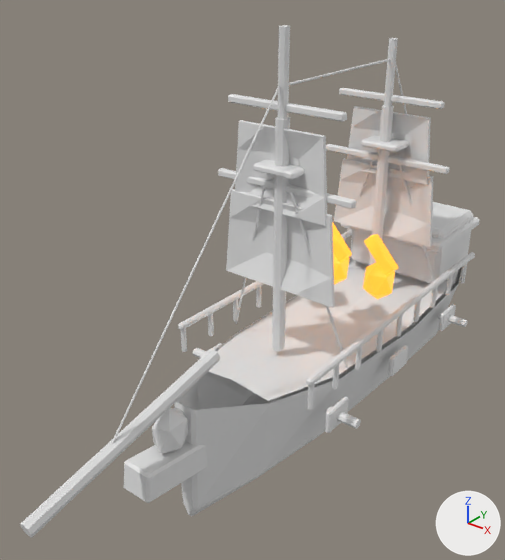
The Blender file ArtSource/Models/Blender/EnemyShipsV04/enemy_fire_raider_v04.blend, before and after one commit.
Before and after are seen from a 50 mm camera at (2.24, -3.71, 2.75) aimed at (-0.16, -0.71, 0.88). Lighting does not change. The marker at lower right points along +X, +Y and +Z. The older version comes first.

Objects in the first picture: 'Bowsprit_Main', 'Enemy_Corsair_Deck', 'Enemy_Corsair_Hull', 'FireRaider_Burning_Ram', 'FireRaider_Fire_Pot_1', 'FireRaider_Fire_Pot_2', 'FireRaider_Flame_1', 'FireRaider_Flame_2', 'Mast_1_Lower', 'Mast_2_Lower', 'Sail_1_1', 'Sail_1_2', 'Sail_2_1', 'Sail_2_2', 'Stern_GreatCabin', 'Tier_2_Port_TopRail' and 38 more.
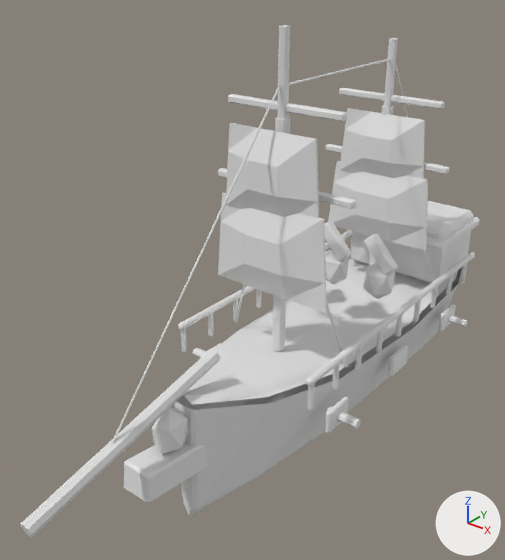
What changed in the scene script:
```text
Change mat_glassglow_v03:
    remove mat_glassglow_v03.emission_color = (1.0, 0.35, 0.025)  # orange #ffa02c
    remove mat_glassglow_v03.emission_strength = 1.4
    mat_glassglow_v03.base_color: (1.0, 0.35, 0.025) -> (0.8, 0.8, 0.8)  # orange #ffa02c -> white #e7e7e7
Change me_enemy_corsair_hull_deckmesh:
    used by ob_enemy_corsair_deck; location = (0.0, 0.0, 0.0); rotation_euler = (0.0, 0.0, 3.142), in degrees (0, 0, 180); scale = (0.94, 1.06, 0.94)
    remove me_enemy_corsair_hull_deckmesh.from_pydata(...)  # 15 vertices, 8 faces; spans x -0.47..0.47, y -1.35..1.05, z 0.35..0.51
    add me_enemy_corsair_hull_deckmesh.from_pydata(...)  # 18 vertices, 10 faces; spans x -0.47..0.47, y -1.35..1.43, z 0.38..0.59
    me_enemy_corsair_hull_deckmesh part 1: the whole mesh is rebuilt
Change me_sail_1_1_mesh:
    used by ob_sail_1_1; location = (0.0, 0.0, 0.0); rotation_euler = (0.0, 0.0, 3.142), in degrees (0, 0, 180); scale = (0.94, 1.06, 0.94)
    remove me_sail_1_1_mesh.from_pydata(...)  # 32 vertices, 30 faces; spans x -0.426..0.426, y 0.564..0.638, z 0.921..1.502
    add me_sail_1_1_mesh.from_pydata(...)  # 32 vertices, 30 faces; spans x -0.427..0.427, y 0.692..0.777, z 0.918..1.504
    me_sail_1_1_mesh part 2: 32 of 32 vertices moved; they spanned x -0.426..0.426, y 0.564..0.638, z 0.921..1.502 and now span x -0.427..0.427, y 0.692..0.777, z 0.918..1.504; mean shift (0.0, 0.102, 0.0)
Change me_sail_1_2_mesh:
    used by ob_sail_1_2; location = (0.0, 0.0, 0.0); rotation_euler = (0.0, 0.0, 3.142), in degrees (0, 0, 180); scale = (0.94, 1.06, 0.94)
    remove me_sail_1_2_mesh.from_pydata(...)  # 32 vertices, 30 faces; spans x -0.347..0.347, y 0.564..0.638, z 1.429..1.951
    add me_sail_1_2_mesh.from_pydata(...)  # 32 vertices, 30 faces; spans x -0.348..0.348, y 0.692..0.777, z 1.427..1.953
    me_sail_1_2_mesh part 3: 32 of 32 vertices moved; they spanned x -0.347..0.347, y 0.564..0.638, z 1.429..1.951 and now span x -0.348..0.348, y 0.692..0.777, z 1.427..1.953; mean shift (0.0, 0.102, 0.0)
Change me_sail_2_1_mesh:
    used by ob_sail_2_1; location = (0.0, 0.0, 0.0); rotation_euler = (0.0, 0.0, 3.142), in degrees (0, 0, 180); scale = (0.94, 1.06, 0.94)
    remove me_sail_2_1_mesh.from_pydata(...)  # 32 vertices, 30 faces; spans x -0.426..0.426, y -0.619..-0.545, z 0.874..1.405
    add me_sail_2_1_mesh.from_pydata(...)  # 32 vertices, 30 faces; spans x -0.427..0.427, y -0.492..-0.407, z 0.872..1.407
    me_sail_2_1_mesh part 4: 32 of 32 vertices moved; they spanned x -0.426..0.426, y -0.619..-0.545, z 0.874..1.405 and now span x -0.427..0.427, y -0.492..-0.407, z 0.872..1.407; mean shift (0.0, 0.102, 0.0)
Change me_sail_2_2_mesh:
    used by ob_sail_2_2; location = (0.0, 0.0, 0.0); rotation_euler = (0.0, 0.0, 3.142), in degrees (0, 0, 180); scale = (0.94, 1.06, 0.94)
    remove me_sail_2_2_mesh.from_pydata(...)  # 32 vertices, 30 faces; spans x -0.347..0.347, y -0.619..-0.545, z 1.338..1.814
    add me_sail_2_2_mesh.from_pydata(...)  # 32 vertices, 30 faces; spans x -0.348..0.348, y -0.492..-0.407, z 1.336..1.817
    me_sail_2_2_mesh part 5: 32 of 32 vertices moved; they spanned x -0.347..0.347, y -0.619..-0.545, z 1.338..1.814 and now span x -0.348..0.348, y -0.492..-0.407, z 1.336..1.817; mean shift (0.0, 0.102, 0.0)
```

Pixel boxes [x1, y1, x2, y2] of what changed, in the pictures (505 x 560 px):
'Enemy_Corsair_Deck', reshaped (10% wider): before [208, 259, 458, 401]; after [183, 257, 458, 405]
'Sail_1_1', reshaped: before [226, 189, 335, 308]; after [218, 193, 327, 313]
'Sail_1_2', reshaped: before [235, 120, 327, 226]; after [226, 123, 319, 218]
'Sail_2_1', reshaped: before [334, 158, 433, 247]; after [328, 161, 428, 251]
'Sail_2_2', reshaped: before [346, 106, 431, 185]; after [339, 108, 425, 179]
'FireRaider_Fire_Pot_1', recoloured: [363, 262, 395, 299] in both
'FireRaider_Flame_1', recoloured: [364, 234, 398, 275] in both
'FireRaider_Flame_2', recoloured: [332, 222, 352, 261] in both
'FireRaider_Fire_Pot_2', recoloured: [333, 253, 349, 284] in both
'Mast_1_Lower', unchanged, covered by the edit: [272, 117, 290, 351] in both
'Mast_2_Lower', unchanged, covered by the edit: [369, 105, 394, 266] in both
